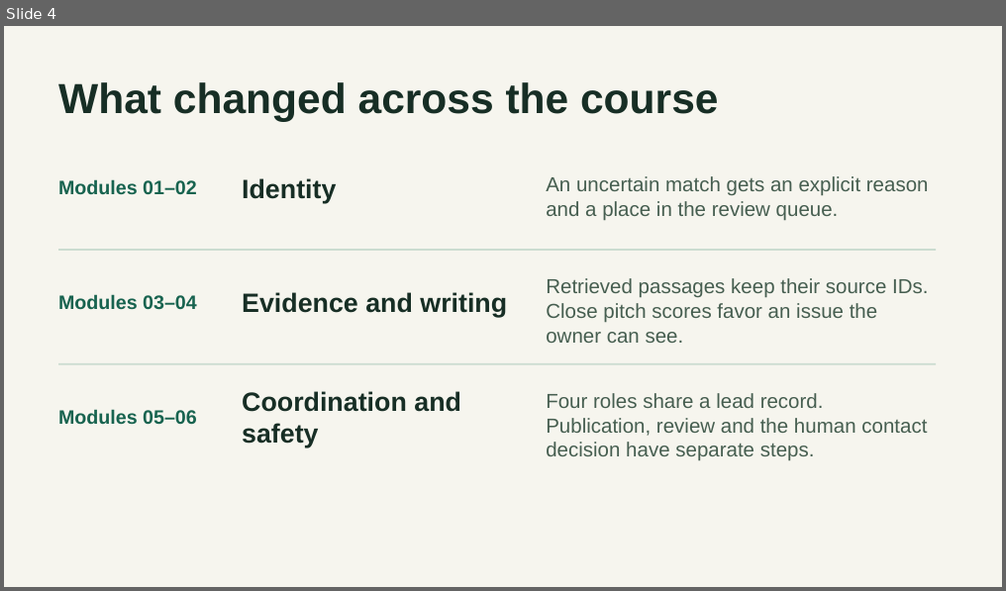
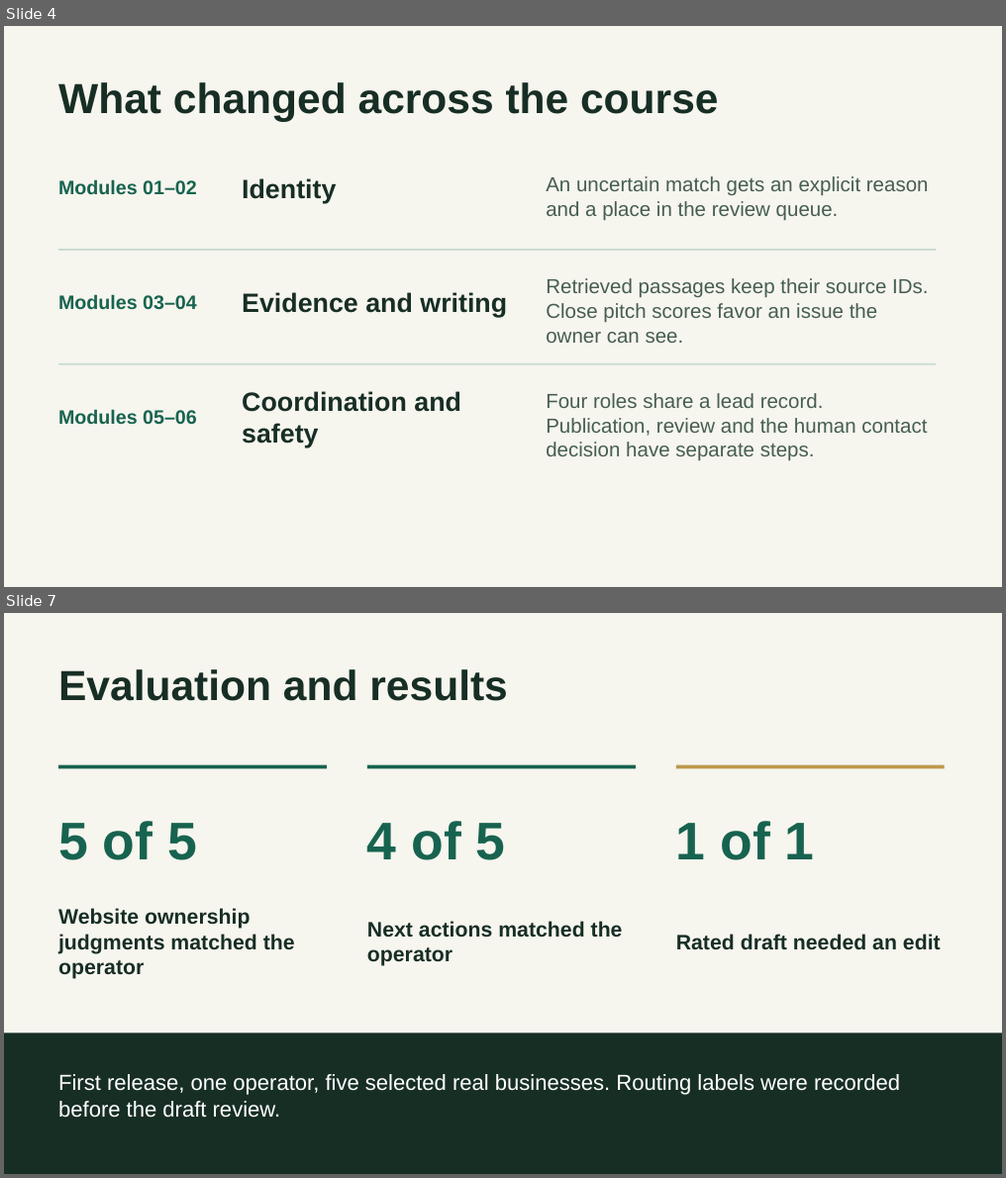
Before and after one commit to Abraham21/sitescout-capstone, a slide deck: submission/SiteScout Presentation.pptx. Shown one above the other, each under a label of ours: slide 4 before the commit, slides 4 and 7 after it; the slides between them are not shown. The pictures are 1006x591 and 1006x1178 pixels, drawn with LibreOffice and Linux fonts; fonts in the diff are those of the drawing. Boxes give left, top, right and bottom in pixels: in the first picture for what was removed or moved away, otherwise in the second. Text is boxed around its words. In the diff, an @@ line names an element or a change of style, - is before the commit and + after.

```diff
--- a/submission/SiteScout Presentation.pptx
+++ b/submission/SiteScout Presentation.pptx
@@ slide 7 added at bbox=[4, 613, 1002, 1174], background #F6F5EE @@
@@ text added at bbox=[58, 669, 507, 701], 40.5 pt, text #172E25, bold @@
+Evaluation and results
@@ rectangle added at bbox=[58, 765, 327, 768], fill #17634F @@
@@ rectangle added at bbox=[367, 765, 635, 768], fill #17634F @@
@@ rectangle added at bbox=[676, 765, 944, 768], fill #BC994A @@
@@ text added at bbox=[58, 821, 197, 861], 51 pt, text #17634F, bold @@
+5 of 5
@@ text added at bbox=[367, 821, 506, 861], 51 pt, text #17634F, bold @@
+4 of 5
@@ text added at bbox=[676, 821, 815, 861], 51 pt, text #17634F, bold @@
+1 of 1
@@ text added at bbox=[58, 908, 295, 979], 20.2 pt, text #172E25, bold @@
+Website ownership judgments matched the operator
@@ text added at bbox=[367, 921, 623, 966], 20.2 pt, text #172E25, bold @@
+Next actions matched the operator
@@ text added at bbox=[676, 934, 941, 951], 20.2 pt, text #172E25, bold @@
+Rated draft needed an edit
@@ rectangle added at bbox=[4, 1033, 1002, 1174], fill #172E25 @@
@@ text added at bbox=[58, 1074, 900, 1118], 21 pt, text #FFFFFF @@
+First release, one operator, five selected real businesses. Routing labels were recorded before the draft review.
```
Also in this commit, not shown: 5 slides changed, 1 slide removed, 42 other files.
